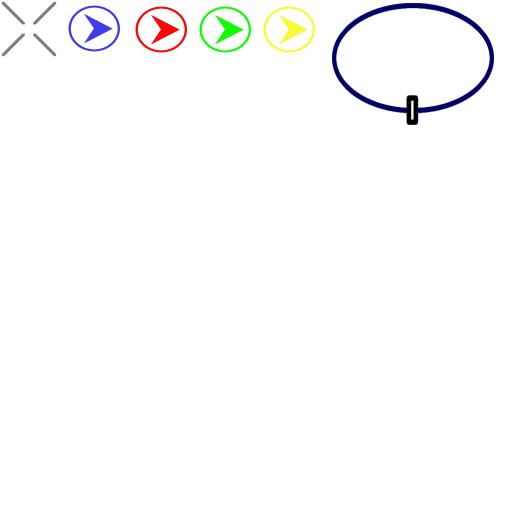
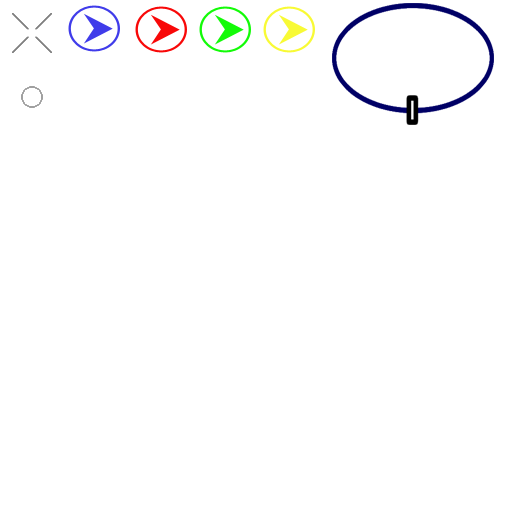
Layered file, before and after one edit (512 × 512). Changes by layer:
added layer "Layer 2" (75%) above "Reticule" over (21, 86, 43, 108)
painted on "Reticule" over (1, 1, 57, 57)
